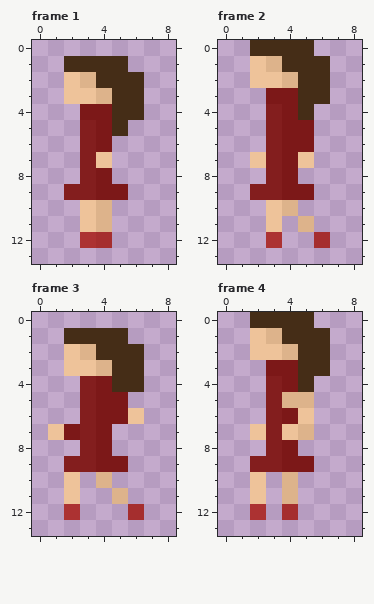
One commit to this pixel-art file: Assets/PersonalAssets/NPC/Day3/Woman2DayThreeCorrectLeftWalk.aseprite. That is the earlier state.
9x14 pixels, 10 frames. Shown: frame 1, frame 2, frame 3, frame 4. The commit also changed other frames, which this record leaves out.
After:
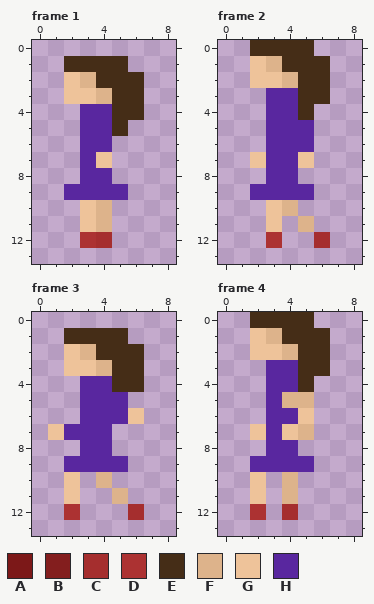
Palette (. is transparent): A #7c1818  B #831e1e  C #a52e2e  D #ac3232  E #452d17  F #ddb38b  G #eec39a  H #59279f
Commit message: Asset update Added new skins for NPCs on day 3
What changed:
--- frame 1
@@ x 0..8 @@
  3 ..GGFEE..
- 4 ...AAEE..
- 5 ...BAE...
- 6 ...BA....
- 7 ...BG....
- 8 ...BA....
- 9 ..BBAA...
+ 4 ...HHEE..
+ 5 ...HHE...
+ 6 ...HH....
+ 7 ...HG....
+ 8 ...HH....
+ 9 ..HHHH...
 10 ...GF....
--- frame 2
@@ x 0..8 @@
  2 ..GGFEE..
- 3 ...AAEE..
- 4 ...BAE...
- 5 ...BAA...
- 6 ...BAA...
- 7 ..GBAG...
- 8 ...BA....
- 9 ..BBAA...
+ 3 ...HHEE..
+ 4 ...HHE...
+ 5 ...HHH...
+ 6 ...HHH...
+ 7 ..GHHG...
+ 8 ...HH....
+ 9 ..HHHH...
 10 ...GF....
--- frame 3
@@ x 0..8 @@
  3 ..GGFEE..
- 4 ...BAEE..
- 5 ...BAA...
- 6 ...BAAG..
- 7 .GABA....
- 8 ...BA....
- 9 ..BBAA...
+ 4 ...HHEE..
+ 5 ...HHH...
+ 6 ...HHHG..
+ 7 .GHHH....
+ 8 ...HH....
+ 9 ..HHHH...
 10 ..G.F....
--- frame 4
@@ x 0..8 @@
  2 ..GGFEE..
- 3 ...AAEE..
- 4 ...BAE...
- 5 ...BFF...
- 6 ...BAG...
- 7 ..GBGF...
- 8 ...BA....
- 9 ..BBAA...
+ 3 ...HHEE..
+ 4 ...HHE...
+ 5 ...HFF...
+ 6 ...HHG...
+ 7 ..GHGF...
+ 8 ...HH....
+ 9 ..HHHH...
 10 ..G.F....
Where, in picture pixels (left, top, right, bottom), the same in both pictures:
changed: (64, 104, 128, 200)
changed: (250, 88, 314, 200)
changed: (64, 376, 128, 472)
changed: (250, 360, 314, 472)
